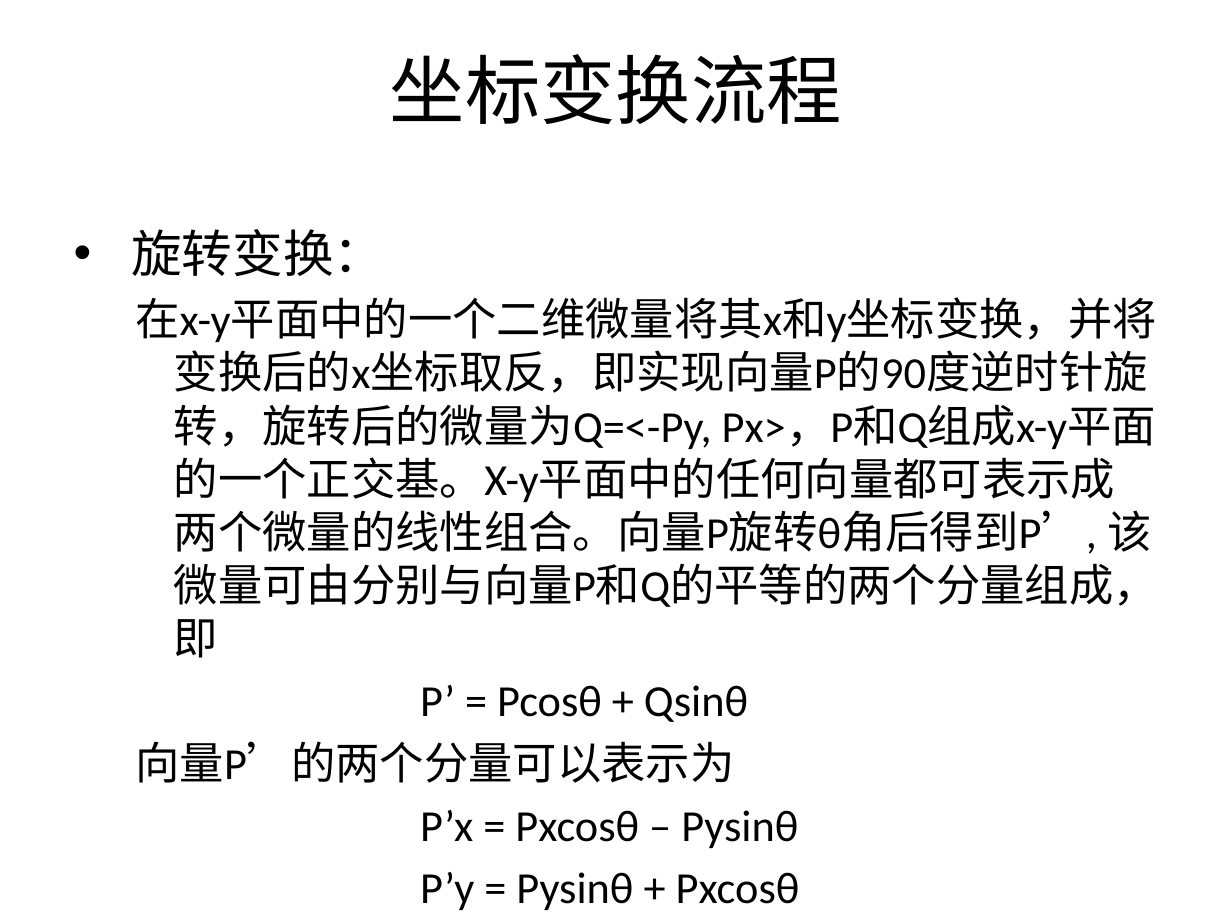
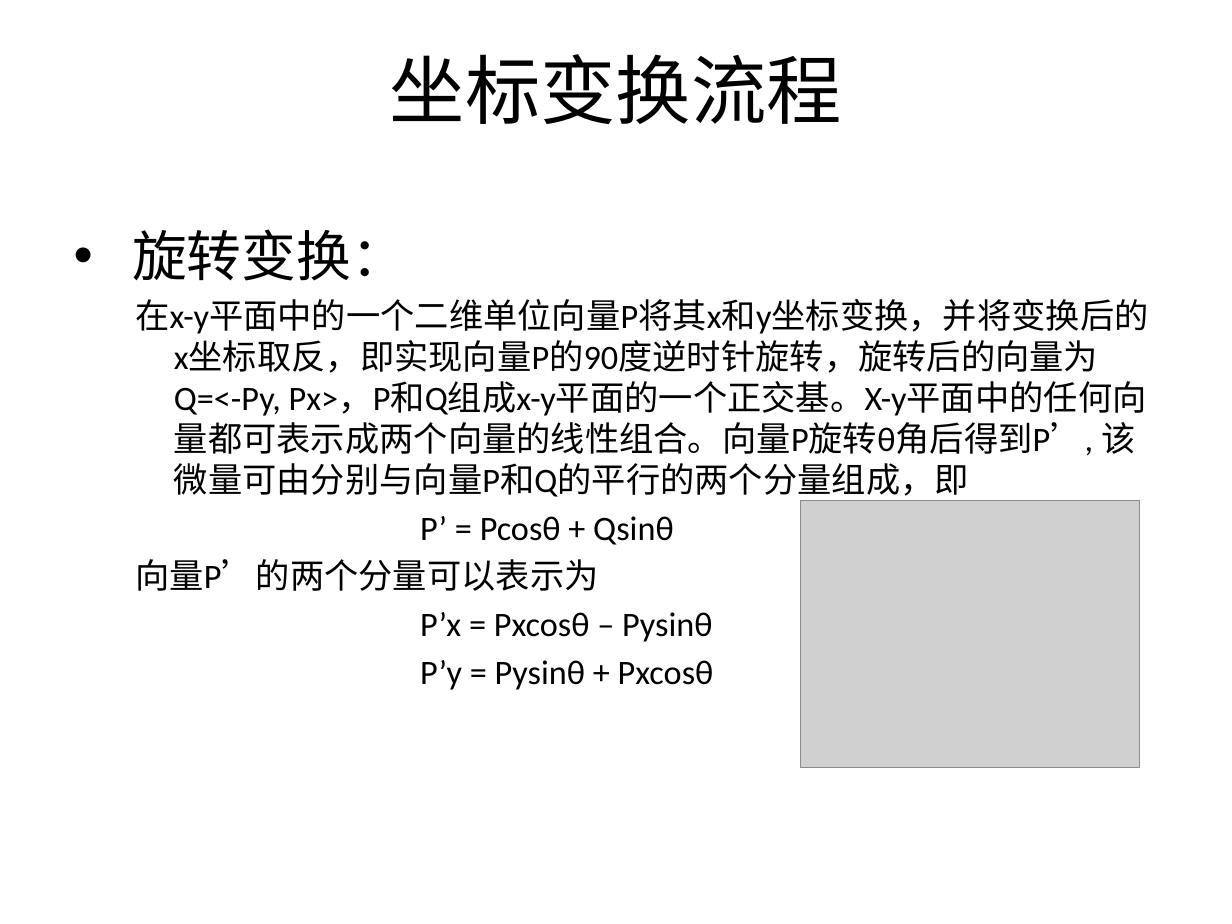
Before and after one commit to SeventhMage/MagicX, a slide deck: slide 15 of SoftEngine/doc/SoftwareRender.pptx. Drawn at 1232x924 pixels with LibreOffice and Linux fonts; fonts in the diff are those of the drawing; grey boxes stand for pictures; background and template pictures are left out. Boxes give left, top, right and bottom in pixels: in the first picture for what was removed or moved away, otherwise in the second. Text is boxed around its words. In the diff, an @@ line names an element or a change of style, - is before the commit and + after.

```diff
--- a/SoftEngine/doc/SoftwareRender.pptx
+++ b/SoftEngine/doc/SoftwareRender.pptx
@@ text at <box>132,229,714,690</box>: size 29.6 to 32 pt in "旋转变换："; size 25.9 to 20 pt in "P’ = Pcosθ + Qsinθ", "向量P’的两个分量可以表示为", "P’x = Pxcosθ – Pysinθ", "P’y = Pysinθ + Pxcosθ"; less space between paragraphs @@
@@ text at <box>135,299,1148,502</box>: text changed; size 25.9 to 20 pt @@
-  在x-y平面中的一个二维微量将其x和y坐标变换，并将变换后的x坐标取反，即实现向量P的90度逆时针旋转，旋转后的微量为Q=<-Py, Px>，P和Q组成x-y平面的一个正交基。X-y平面中的任何向量都可表示成两个微量的线性组合。向量P旋转θ角后得到P’, 该微量可由分别与向量P和Q的平等的两个分量组成，即
+  在x-y平面中的一个二维单位向量P将其x和y坐标变换，并将变换后的x坐标取反，即实现向量P的90度逆时针旋转，旋转后的向量为Q=<-Py, Px>，P和Q组成x-y平面的一个正交基。X-y平面中的任何向量都可表示成两个向量的线性组合。向量P旋转θ角后得到P’, 该微量可由分别与向量P和Q的平行的两个分量组成，即
@@ picture added at <box>801,500,1141,766</box> @@
```
Also in this commit, not shown: 4 other slides changed, 3 slides removed.
